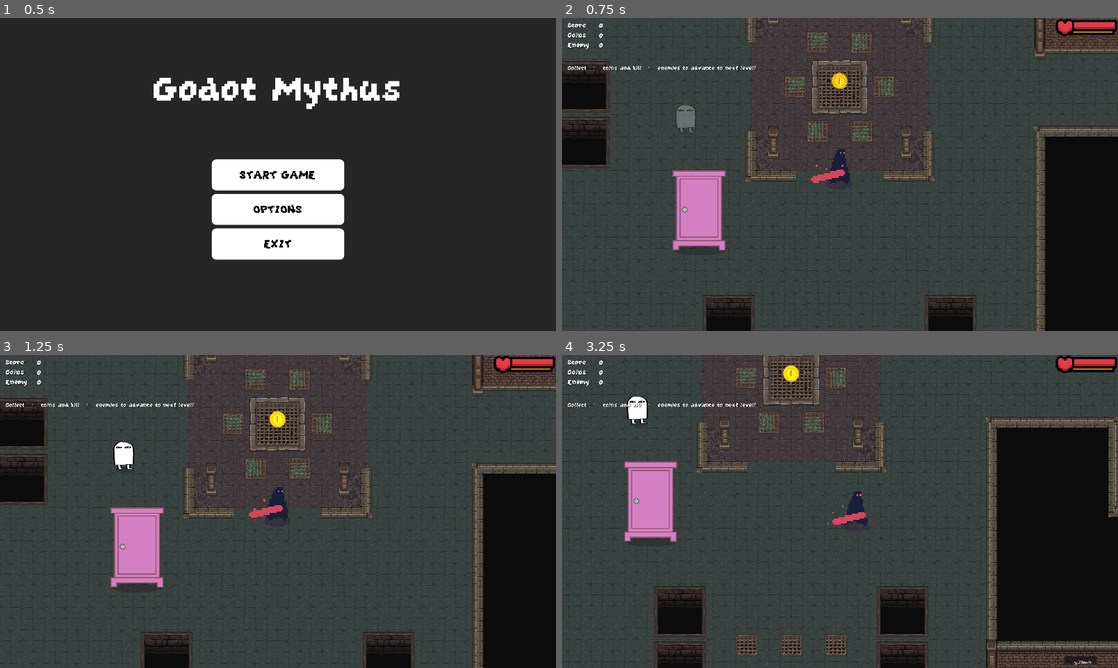
Above: before the commit, frames 1-4 (two rows, left to right).
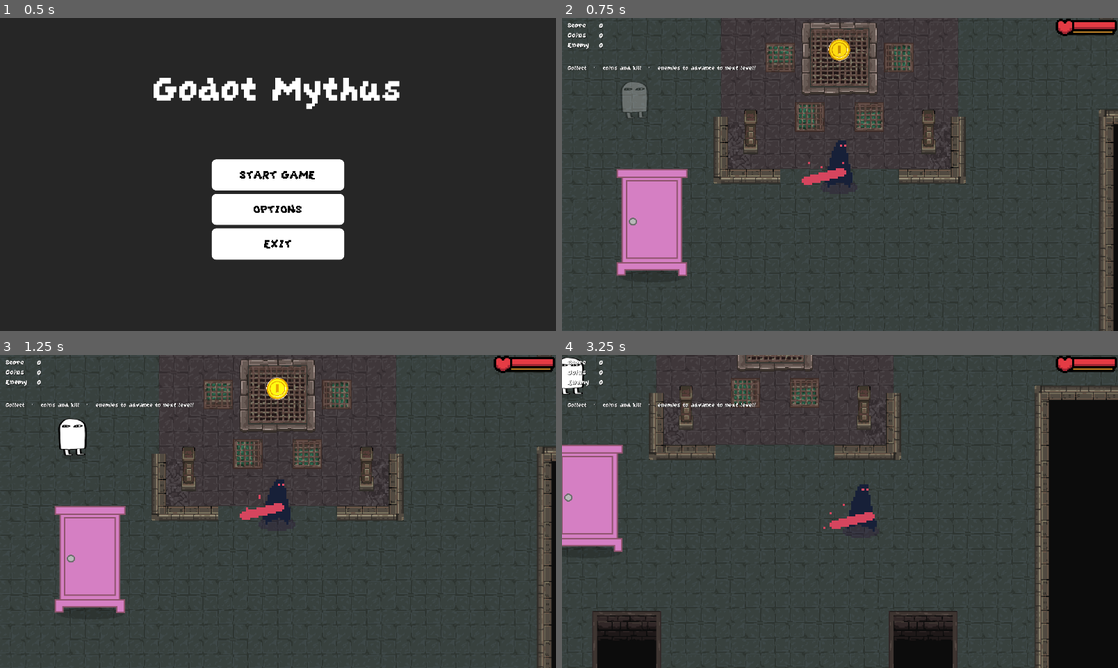
Above: after the commit, the same moments.

Repository: h-sutiwas/godot-mythus
Game: Godot game, scene res://scenes/main_menu.tscn
The game is run twice, just before and just after one commit, with the same random seed, the same clock (stepped at 60 frames per second) and the same inputs.
Inputs:
- Up to frame 1 (0.5 s): no input
- Up to frame 2 (0.75 s): click "START GAME" at 0.5 s
- Up to frame 3 (1.25 s): no input
- Up to frame 4 (3.25 s): hold D (player_right) 1.28-2.03 s; hold Space (attack) 1.28-2.03 s; hold S (player_down) 2.03-2.78 s; tap Space (attack) at 2.1 s; hold D (player_right) from 2.78 s (still down); hold Space (attack) from 2.78 s (still down)

Frame 1 is identical in both runs. In frame 2, 26% of the frame differs, in the area x 0-100%, y 0-100%; in frame 3, 27%; in frame 4, 29%.

Commit message:
change zoom ratio in the playground scene

Diff:
--- a/scenes/playground.tscn
+++ b/scenes/playground.tscn
@@ -342,7 +342,7 @@
 
 [node name="Camera2D2" type="Camera2D" parent="Player"]
 position = Vector2(0, -28)
-zoom = Vector2(1.2, 1.2)
+zoom = Vector2(1.6, 1.6)
 limit_left = -50
 limit_top = -50
 limit_right = 3600
Not shown: 1 places in scenes/playground.tscn that only renumber resources
